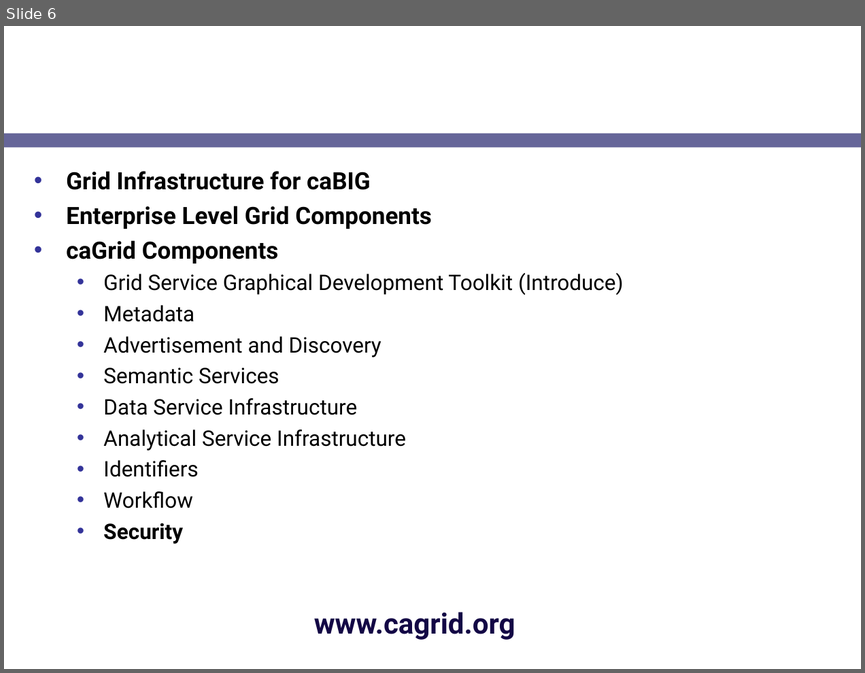
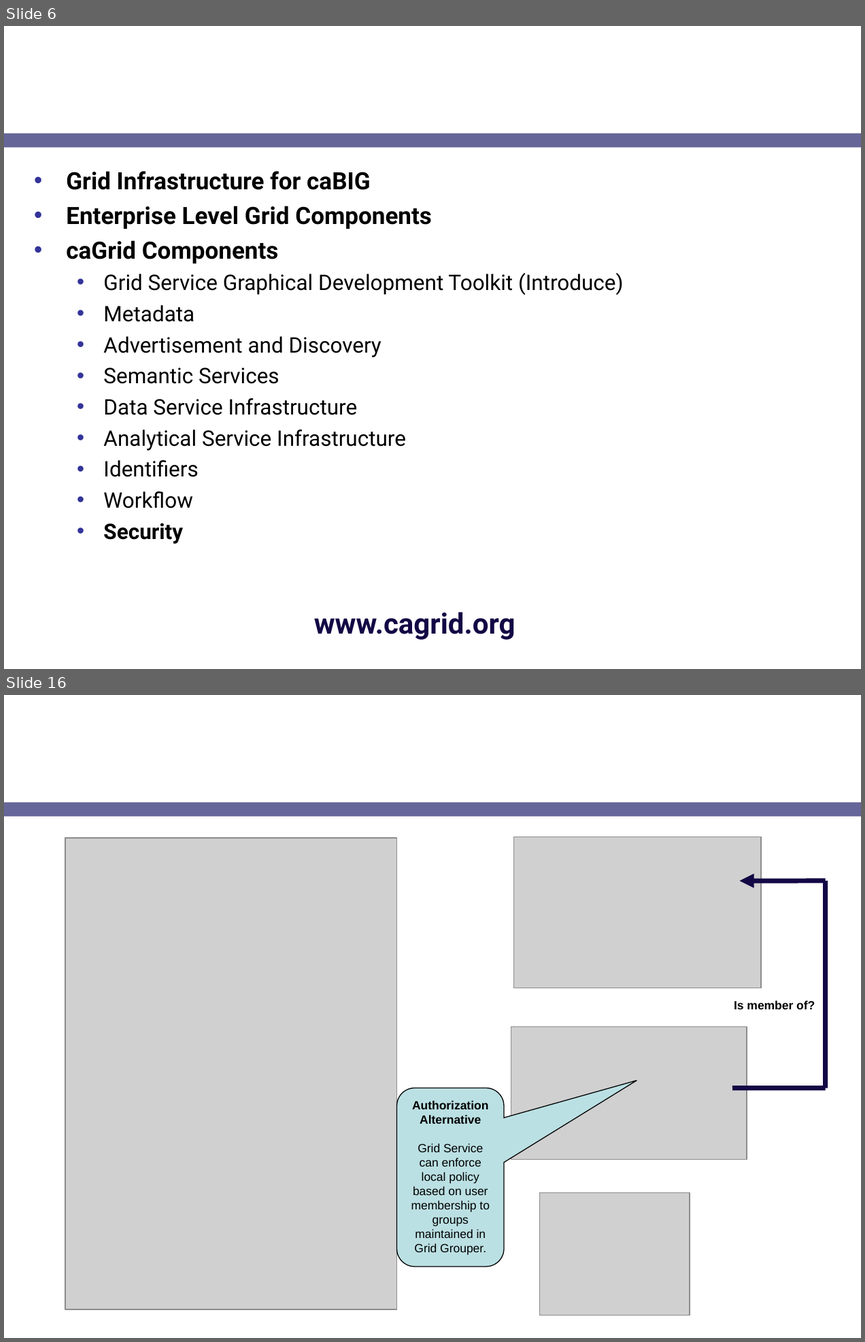
Before and after one commit to NCIP/cagrid-docs, a slide deck: presentations/security/gaards-ogf-19.ppt. Shown one above the other, each under a label of ours: slide 6 before the commit, slides 6 and 16 after it; the slides between them are not shown. The pictures are 865x673 and 865x1342 pixels, drawn with LibreOffice and Linux fonts; fonts in the diff are those of the drawing; grey boxes stand for pictures; background and template pictures are left out. Boxes give left, top, right and bottom in pixels: in the first picture for what was removed or moved away, otherwise in the second. Text is boxed around its words. In the diff, an @@ line names an element or a change of style, - is before the commit and + after.

```diff
--- a/presentations/security/gaards-ogf-19.ppt
+++ b/presentations/security/gaards-ogf-19.ppt
@@ slide 16 added at bbox=[4, 695, 861, 1338], background picture (left out); not listed: 1 template element that a slide beside it also shows @@
@@ title added at bbox=[33, 695, 675, 795], 24 pt, text #FFFFFF, bold @@
+GAARDS in Action
@@ picture added at bbox=[514, 837, 762, 988] @@
@@ picture added at bbox=[66, 838, 397, 1309] @@
@@ arrow added from (825, 881) to (739, 881), #130745 4 pt @@
@@ line added from (825, 881) to (825, 1087), #130745 4 pt @@
@@ text added at bbox=[734, 1000, 815, 1009], 10 pt, text #000000, bold @@
+Is member of?
@@ picture added at bbox=[511, 1027, 747, 1159] @@
@@ rounded speech box added at bbox=[396, 1087, 504, 1266], fill #BBE0E3, outline #000000 0.74 pt, 10 pt, text #000000 @@
+Authorization
+Alternative
+Grid Service can enforce local policy based on user membership to groups maintained in Grid Grouper.
@@ line added from (825, 1087) to (732, 1087), #130745 4 pt @@
@@ picture added at bbox=[540, 1193, 689, 1315] @@
```
Also in this commit, not shown: 9 other slides added.
